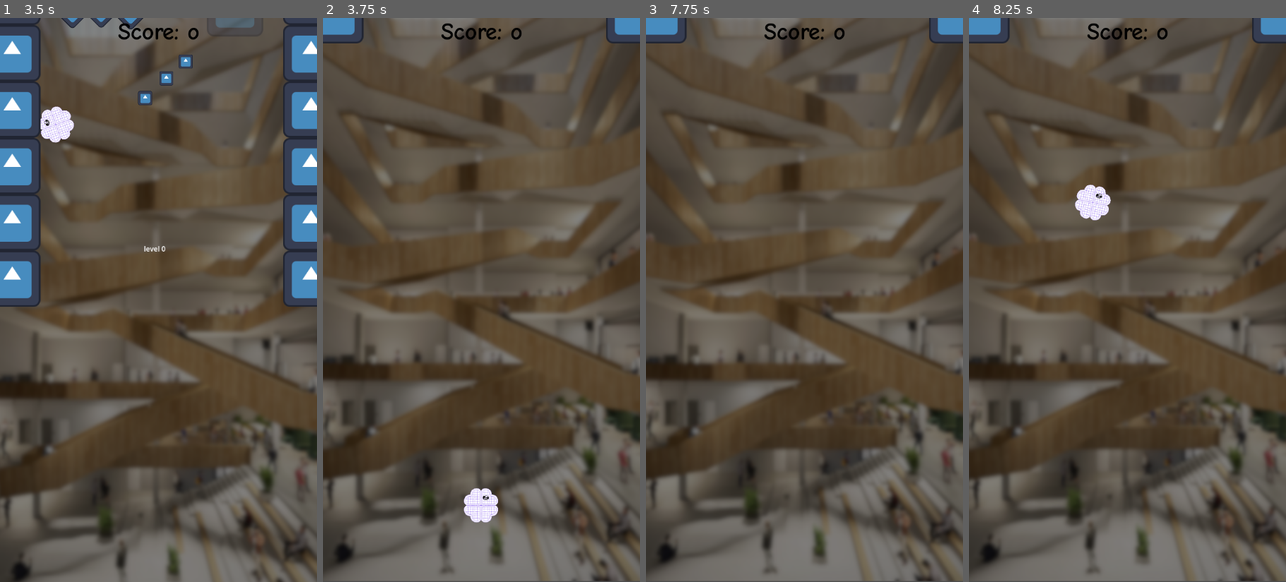
Above: before the commit, frames 1-4 (left to right).
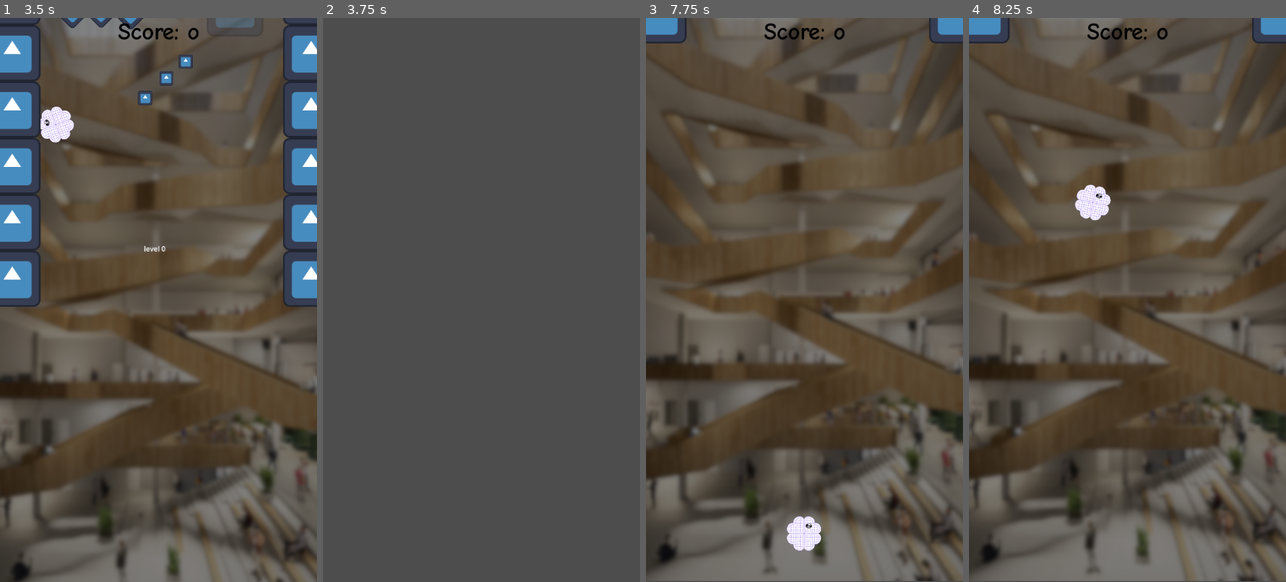
Above: after the commit, the same moments.

Repository: Slideshow776/GGJ2025
Game: Godot game, scene res://scenes/game.tscn
The game is run twice, just before and just after one commit, with the same random seed, the same clock (stepped at 60 frames per second) and the same inputs. The engine's default icon, where the game draws it, is replaced by a stand-in: a white triangle on a blue panel in a dark square.
Inputs (mouse positions are in pixels of both pictures, inside the frame that each line leads up to):
- Up to frame 1 (3.5 s): tap Enter at 0.5 s; move the mouse to (228, 271) at 0.52 s; click (228, 271) at 0.67 s; move the mouse to (95, 328) at 1.27 s; click (95, 328) at 1.42 s; move the mouse to (190, 175) at 2.02 s; click (190, 175) at 2.17 s; move the mouse to (142, 412) at 2.77 s; click (142, 412) at 2.92 s
- Up to frame 2 (3.75 s): move the mouse to (576, 384) at 3.52 s; click (576, 384) at 3.67 s
- Up to frame 3 (7.75 s): tap R (restart) at 4.15 s; move the mouse to (709, 215) at 4.27 s; click (709, 215) at 4.42 s; move the mouse to (820, 300) at 5.02 s; click (820, 300) at 5.17 s; move the mouse to (756, 159) at 5.77 s; click (756, 159) at 5.92 s; move the mouse to (874, 271) at 6.52 s; click (874, 271) at 6.67 s; move the mouse to (741, 328) at 7.27 s; click (741, 328) at 7.42 s
- Up to frame 4 (8.25 s): tap R (restart) at 8 s; move the mouse to (1159, 175) at 8.02 s; click (1159, 175) at 8.17 s

Frame 1 is identical in both runs. In frame 2, 55% of the frame differs, in the area x 0-100%, y 0-100%; in frame 3, 0.5%; in frame 4, nothing differs.

Commit message:
restart dynamic is now reload scene with singleton t keep score

Diff:
--- a/project.godot
+++ b/project.godot
@@ -14,6 +14,10 @@
 run/main_scene="res://scenes/game.tscn"
 config/features=PackedStringArray("4.3", "GL Compatibility")
 config/icon="res://assets/images/icon.svg"
+
+[autoload]
+
+GameManager="*res://scripts/game_manager.gd"
 
 [display]
 
--- a/scripts/game.gd
+++ b/scripts/game.gd
@@ -8,7 +8,6 @@
 var num_levels := 0
 var level_height := 1280
 var is_first_player_event := true
-var score := 0
 var player_original_position: Vector2
 var background_original_position: Vector2
 var camera_original_position: Vector2
@@ -179,36 +178,37 @@
 
 
 func _on_pickup() -> void:
-	score += 10
-	label.set_text("Score: " + str(score))
+	GameManager.score += 10
+	label.set_text("Score: " + str(GameManager.score))
 
 
 func _restart() -> void:
 	is_game_over = true
 	await get_tree().create_timer(game_over_wait_duration).timeout
-
-	position_tween.stop()
-	is_first_player_event = true
-	purge_player_from_bubbles()
-	loaded_levels.clear()
-	load_new_level()
-	level_0.restart()
-	first_bubble = level_0.first_bubble
-	background.position = background_original_position
-	is_camera_counting = false
-	camera_counter = 0.0
-	camera_2d.position = camera_original_position
-	player.position = player_original_position
-	player.restart()
-	first_bubble._player = null
-	is_game_over = false
-
-
-func purge_player_from_bubbles() -> void:
-	var bubbles_node = get_node_or_null("Entities/Bubbles")
-	if not bubbles_node:
-		return
-
-	for bubble in bubbles_node.get_children():
-		if bubble is Bubble and bubble._player == player:
-			(bubble as Bubble).exit_player()  # Ensure the player exits the bubble
+	get_tree().reload_current_scene()
+
+	#position_tween.stop()
+	#is_first_player_event = true
+	#purge_player_from_bubbles()
+	#loaded_levels.clear()
+	#load_new_level()
+	#level_0.restart()
+	#first_bubble = level_0.first_bubble
+	#background.position = background_original_position
+	#is_camera_counting = false
+	#camera_counter = 0.0
+	#camera_2d.position = camera_original_position
+	#player.position = player_original_position
+	#player.restart()
+	#first_bubble._player = null
+	#is_game_over = false
+
+
+#func purge_player_from_bubbles() -> void:
+	#var bubbles_node = get_node_or_null("Entities/Bubbles")
+	#if not bubbles_node:
+		#return
+#
+	#for bubble in bubbles_node.get_children():
+		#if bubble is Bubble and bubble._player == player:
+			#(bubble as Bubble).exit_player()  # Ensure the player exits the bubble
--- /dev/null
+++ b/scripts/game_manager.gd
@@ -0,0 +1,4 @@
+extends Node
+
+var score := 0
+var highscore := 0
